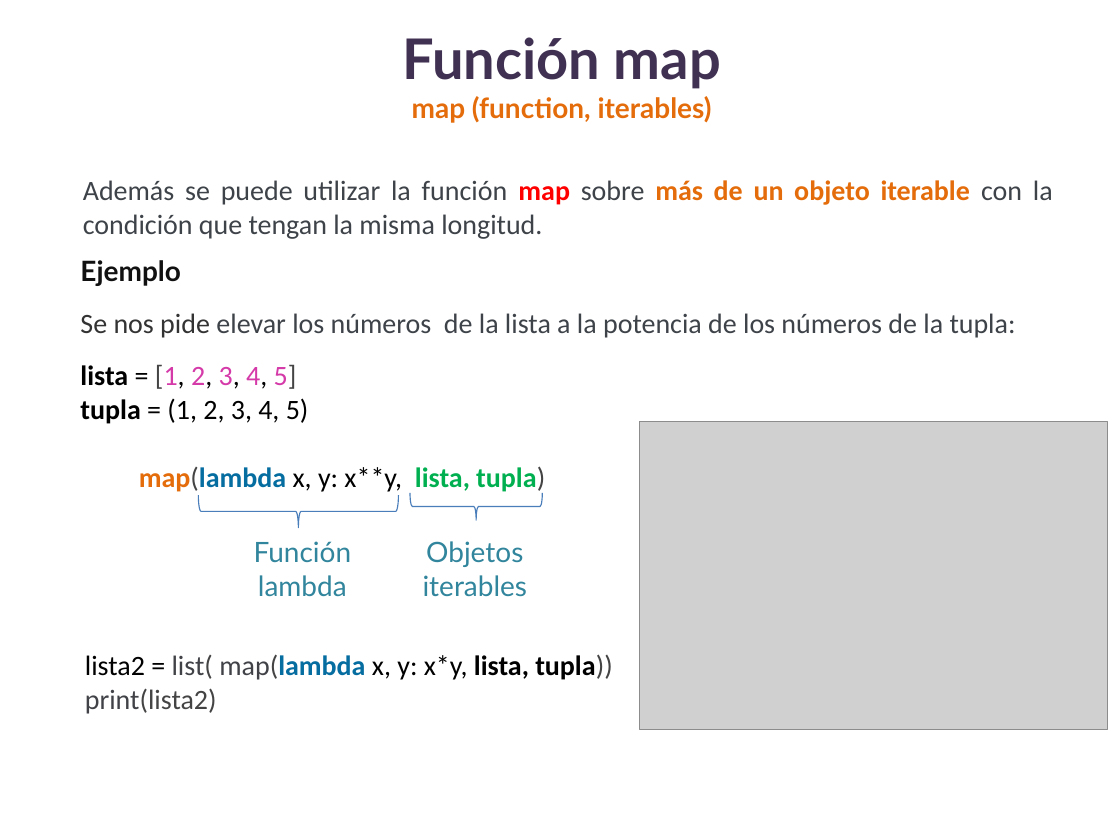
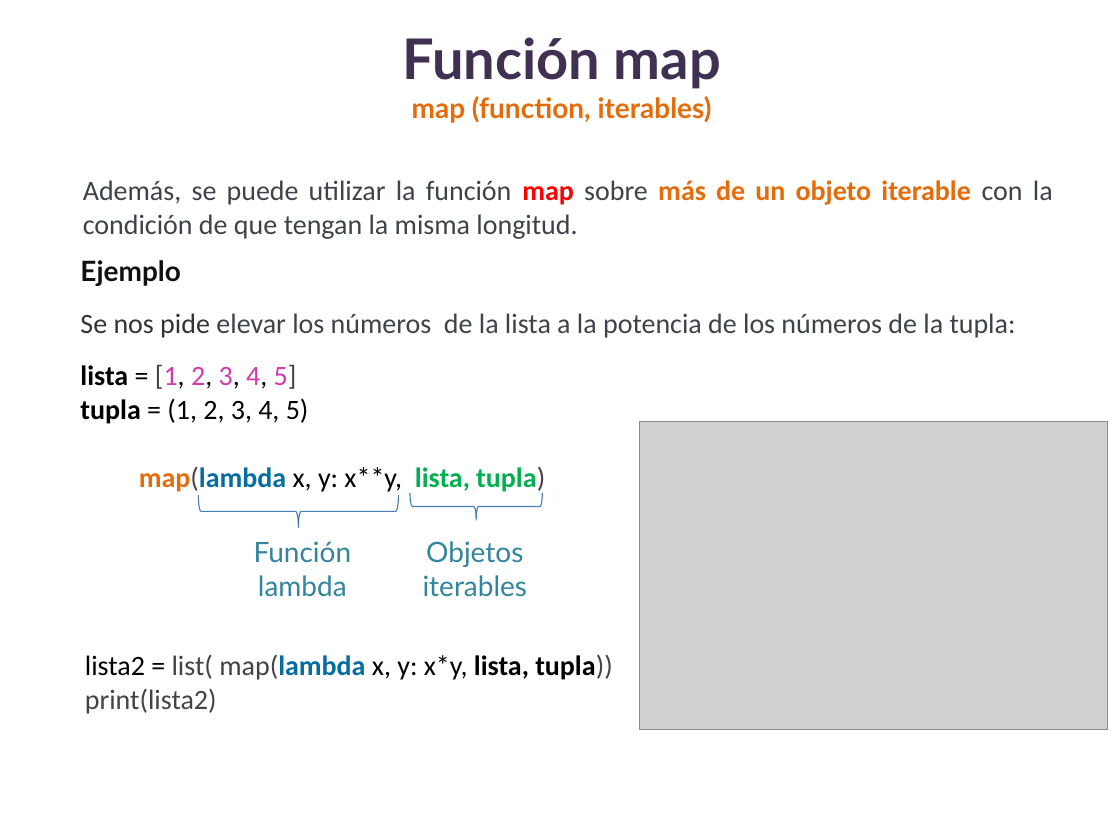
Before and after one commit to lizetheP/Analitica, a slide deck: slide 10 of Calendario2025/presentaciones/12_FuncionesOrdenSuperior.pptx. Drawn at 1120x840 pixels with LibreOffice and Linux fonts; fonts in the diff are those of the drawing; grey boxes stand for pictures. Boxes give left, top, right and bottom in pixels: in the first picture for what was removed or moved away, otherwise in the second. Text is boxed around its words. In the diff, an @@ line names an element or a change of style, - is before the commit and + after.

```diff
--- a/Calendario2025/presentaciones/12_FuncionesOrdenSuperior.pptx
+++ b/Calendario2025/presentaciones/12_FuncionesOrdenSuperior.pptx
@@ text at box(83, 180, 1053, 239): text changed @@
-Además se puede utilizar la función map sobre más de un objeto iterable con la condición que tengan la misma longitud.
+Además, se puede utilizar la función map sobre más de un objeto iterable con la condición de que tengan la misma longitud.
```
Also in this commit, not shown: 2 other slides changed, 2 other files.
